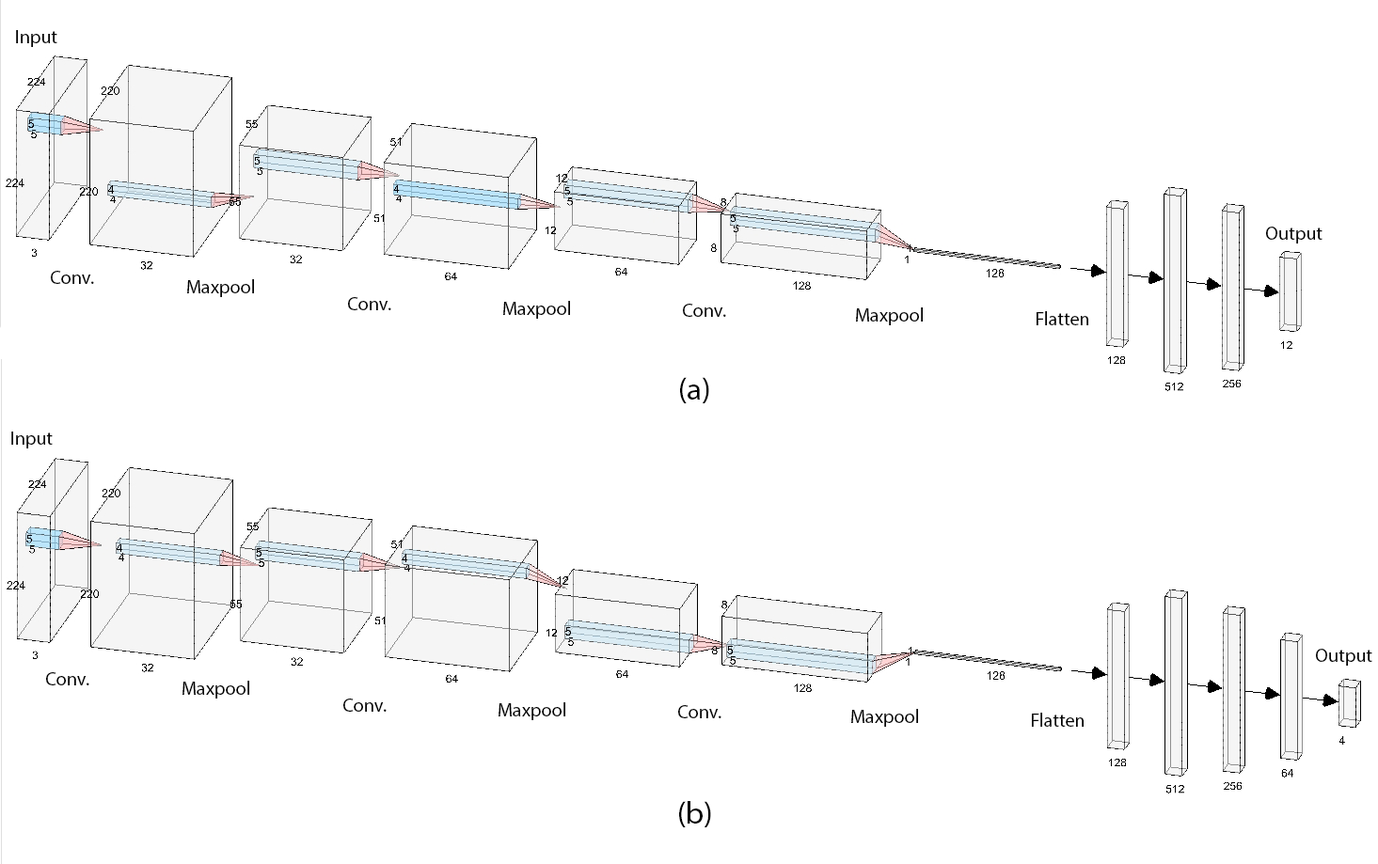
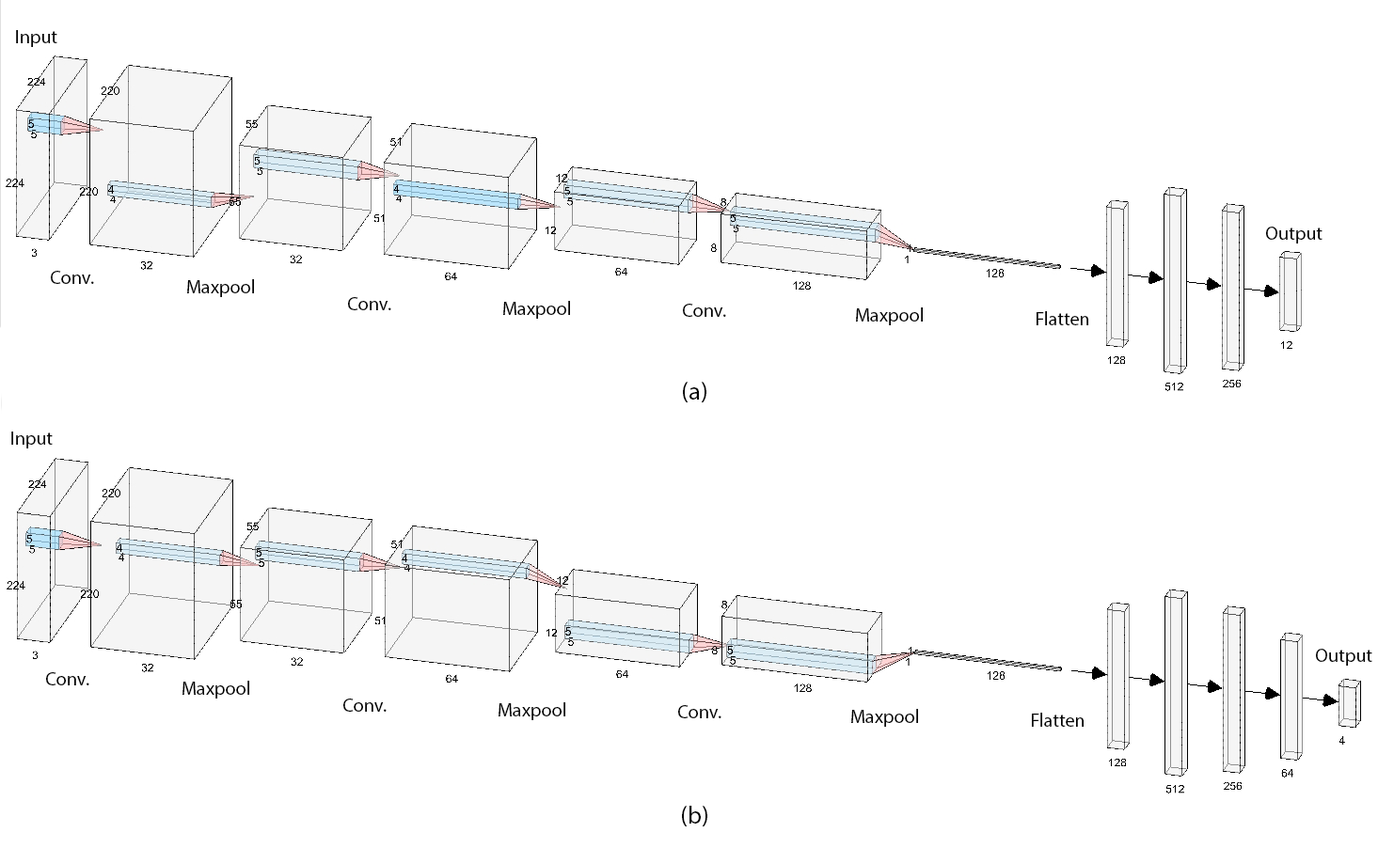
Layer changes from the first 1378 × 864 image to the second:
painted on "(b)" over [679, 801, 712, 828]
painted on "(a)" over [680, 377, 710, 404]
painted on "Layer 2" over [0, 359, 2, 864]
